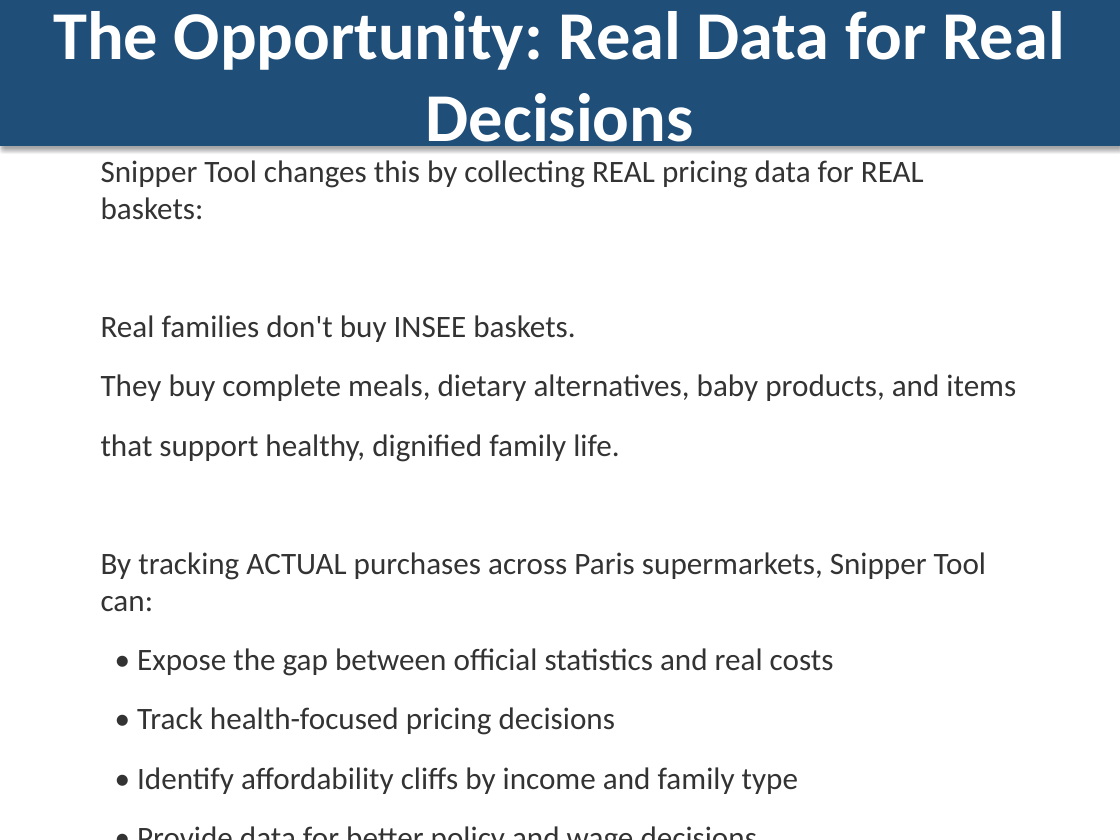
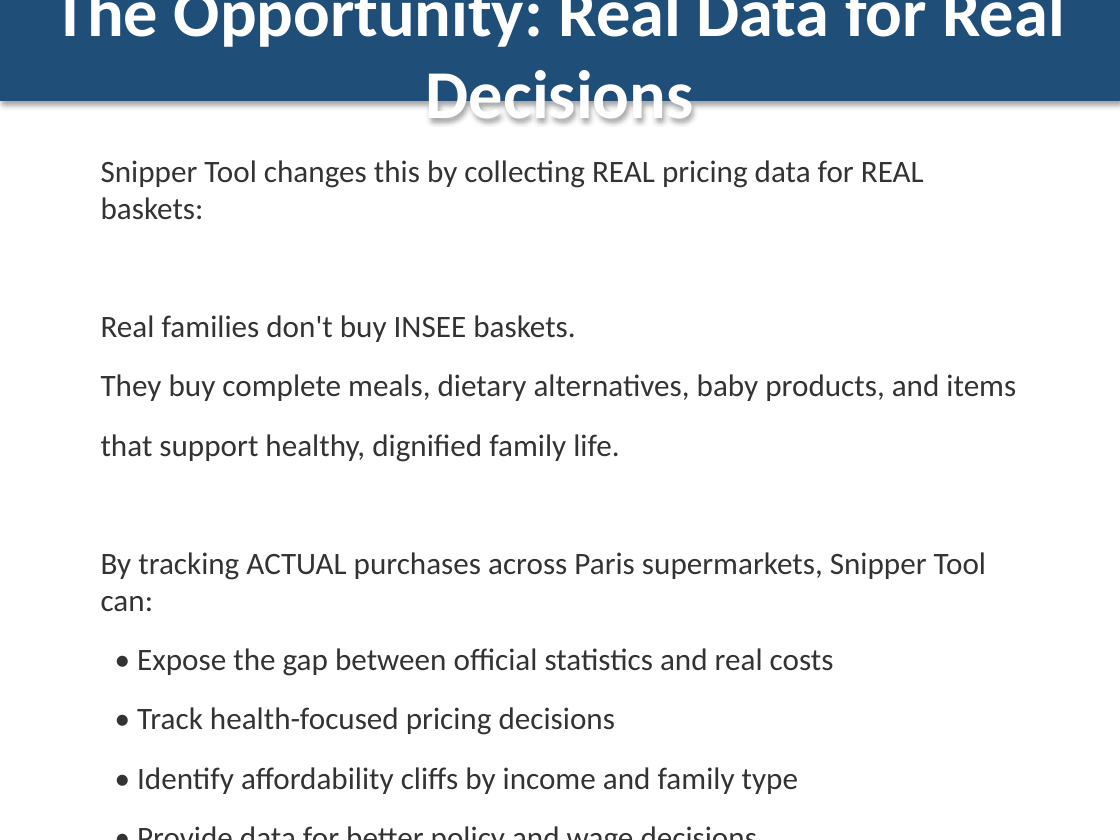
Before and after one commit to horaciofonseca-dev/snipping-prices-tool, a slide deck: slide 22 of CAPSTONE_DELIVERABLES/Snipper_Tool_Reality_vs_Official_Paris_UPDATED.pptx. Drawn at 1120x840 pixels with LibreOffice and Linux fonts; fonts in the diff are those of the drawing. Boxes give left, top, right and bottom in pixels: in the first picture for what was removed or moved away, otherwise in the second. Text is boxed around its words. In the diff, an @@ line names an element or a change of style, - is before the commit and + after.

```diff
--- a/CAPSTONE_DELIVERABLES/Snipper_Tool_Reality_vs_Official_Paris_UPDATED.pptx
+++ b/CAPSTONE_DELIVERABLES/Snipper_Tool_Reality_vs_Official_Paris_UPDATED.pptx
@@ rectangle "The Opportunity: Real Data for ...": place and size @@
-rectangle "The Opportunity: Real Data for ..." at (0, 0, 1120, 146)
+rectangle "The Opportunity: Real Data for ..." at (0, 0, 1120, 101)
```
Also in this commit, not shown: 16 other slides changed, 4 slides added, 8 other files.
